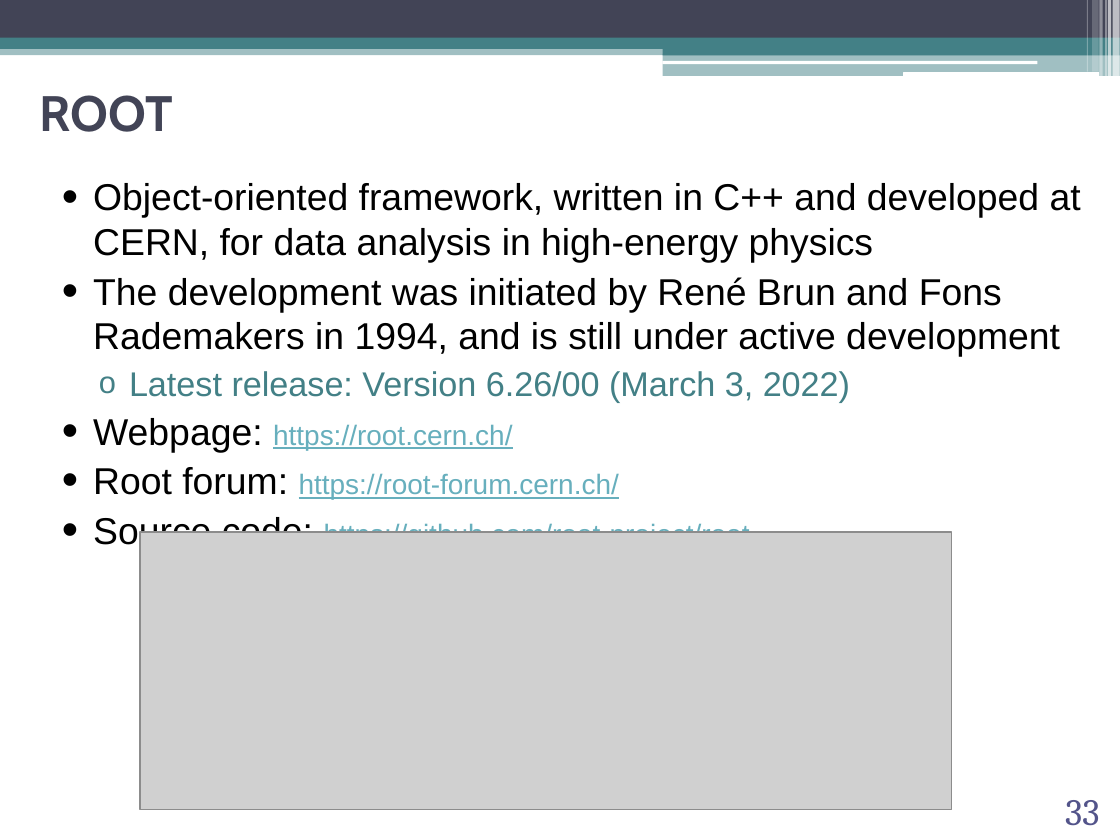
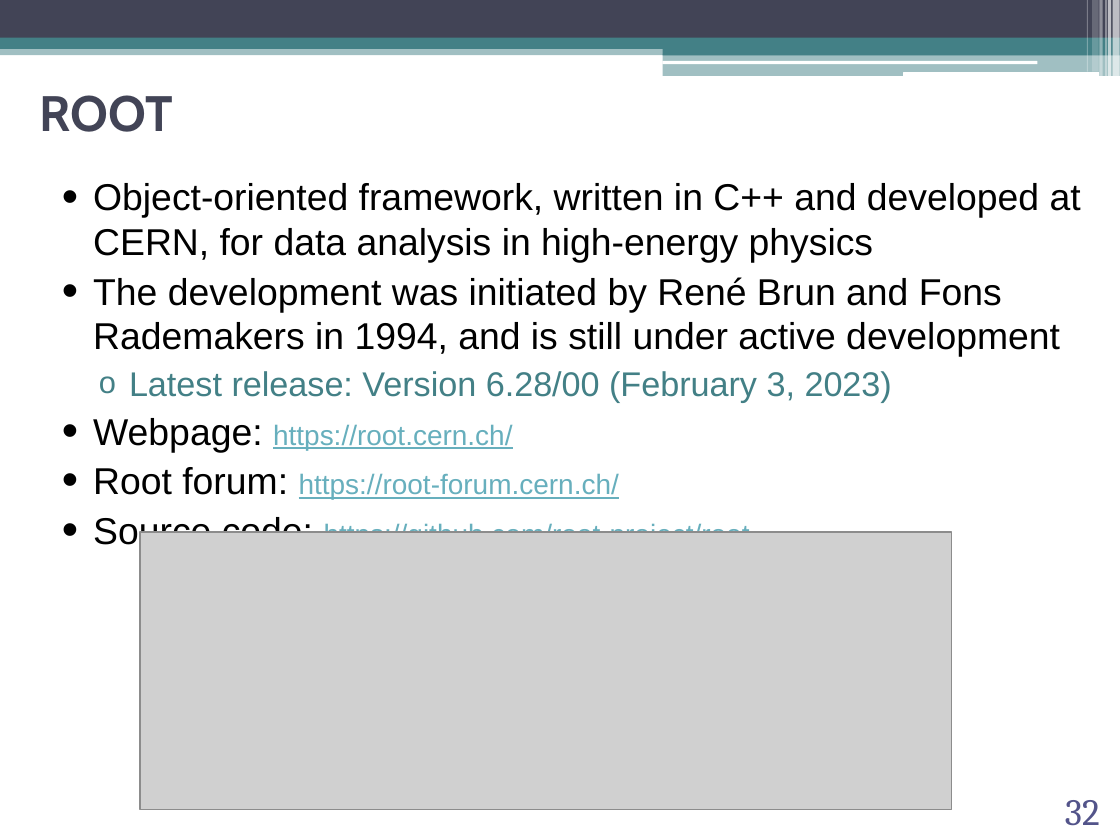
Before and after one commit to abilandz/PH8124, a slide deck: slide 32 of Lecture_1/ABilandzic_PH8124_SS2023.pptx (slide 33 before the commit). Drawn at 1120x840 pixels with LibreOffice and Linux fonts; fonts in the diff are those of the drawing; grey boxes stand for pictures; background and template pictures are left out. Boxes give left, top, right and bottom in pixels: in the first picture for what was removed or moved away, otherwise in the second. Text is boxed around its words. In the diff, an @@ line names an element or a change of style, - is before the commit and + after.

```diff
--- a/Lecture_1/ABilandzic_PH8124_SS2023.pptx
+++ b/Lecture_1/ABilandzic_PH8124_SS2023.pptx
@@ text at bbox=[129, 371, 892, 402]: text changed @@
-  o Latest release: Version 6.26/00 (March 3, 2022)
+  o Latest release: Version 6.28/00 (February 3, 2023)
@@ page number at bbox=[1065, 800, 1100, 826]: text changed @@
-33
+32
```
Also in this commit, not shown: 12 other slides changed, 1 slide removed, 3 other files.
